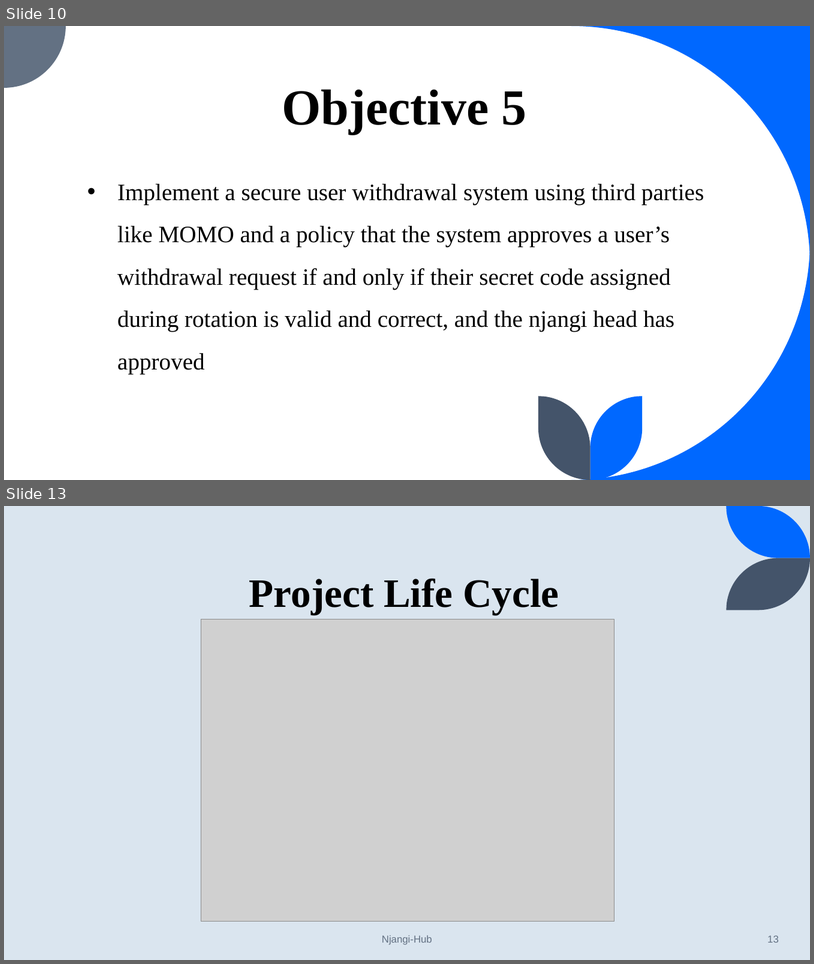
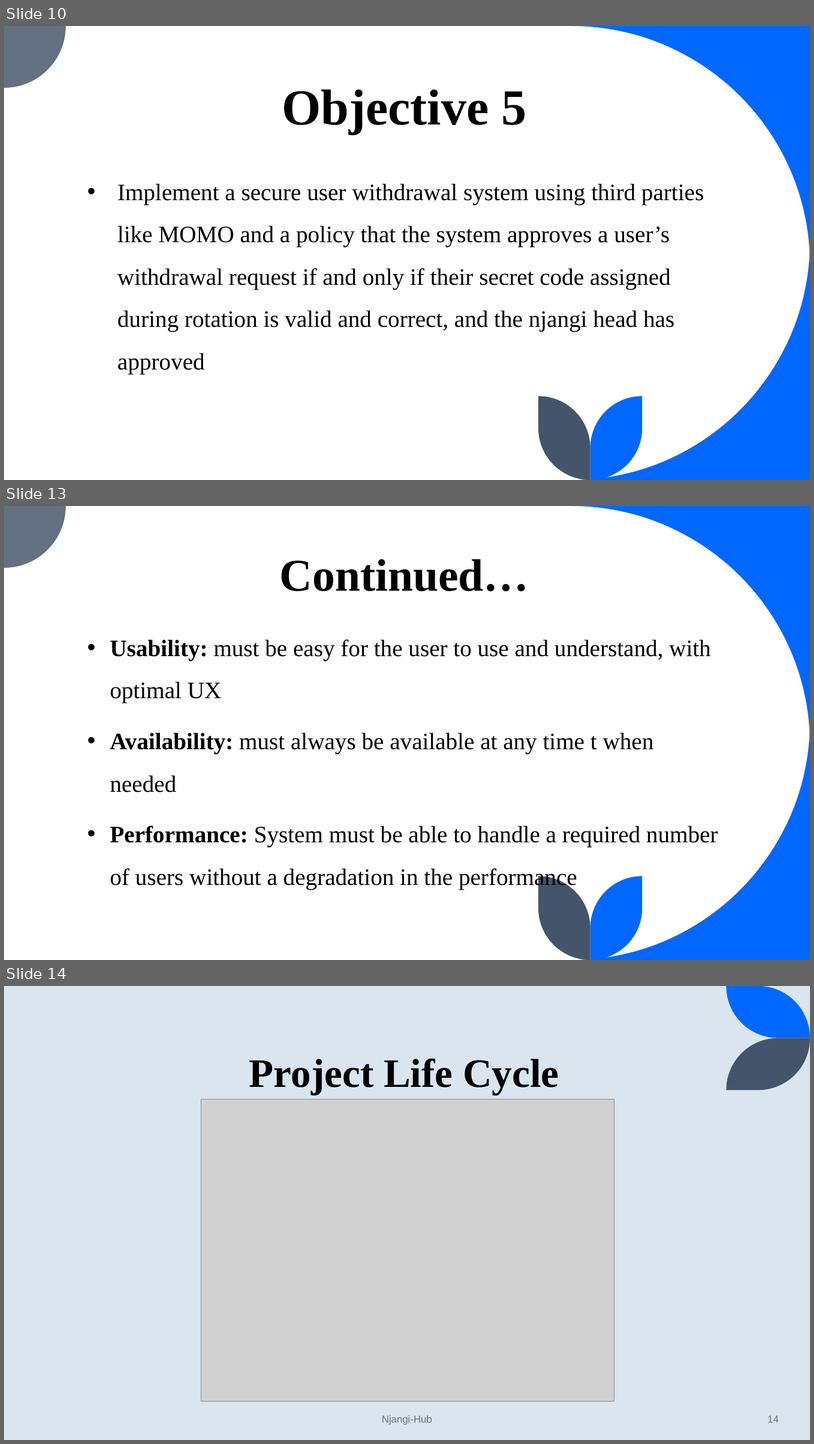
Before and after one commit to Fuangi/Landmark-njangi-hub, a slide deck: njangi.pptx. Shown one above the other, each under a label of ours: slides 10 and 13 before the commit, slides 10, 13 and 14 after it; the slides between them are not shown. The pictures are 814x964 and 814x1444 pixels, drawn with LibreOffice and Linux fonts; fonts in the diff are those of the drawing; grey boxes stand for pictures. Boxes give left, top, right and bottom in pixels: in the first picture for what was removed or moved away, otherwise in the second. Text is boxed around its words. In the diff, an @@ line names an element or a change of style, - is before the commit and + after.

```diff
--- a/njangi.pptx
+++ b/njangi.pptx
@@ slide 13 added at [4, 506, 810, 960], background #FFFFFF; not listed: 5 template elements that a slide beside it also shows @@
@@ title added at [280, 559, 530, 591], 54 pt, text #000000, bold @@
+Continued…
@@ text added at [110, 639, 719, 889], 28 pt, text #000000 @@
+• Usability: must be easy for the user to use and understand, with optimal UX
+• Availability: must always be available at any time t when needed
+• Performance: System must be able to handle a required number of users without a degradation in the performance
@@ what was slide 13 is now slide 14 @@
@@ page number at [768, 1415, 779, 1422]: text changed @@
-13
+14
```
Also in this commit, not shown: 2 slides changed, 1 other slide added, 1 slide removed, 4 other files.
